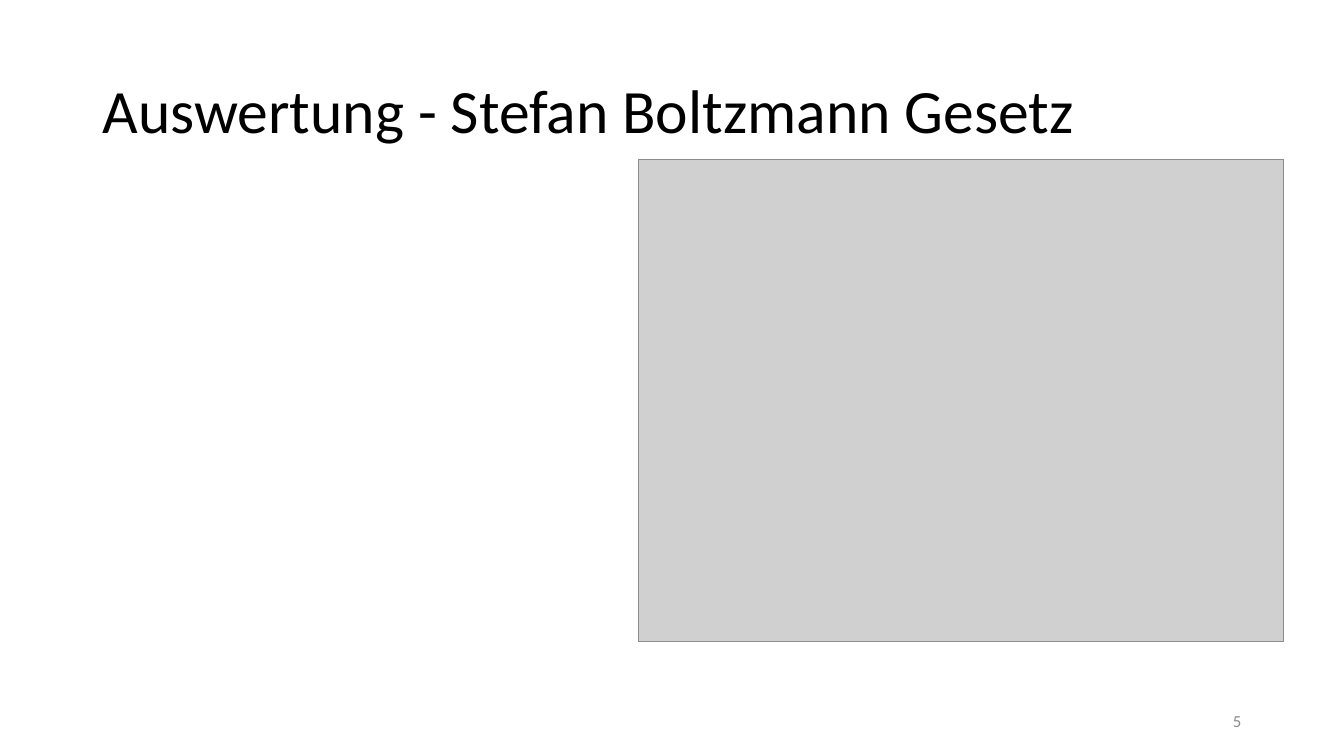
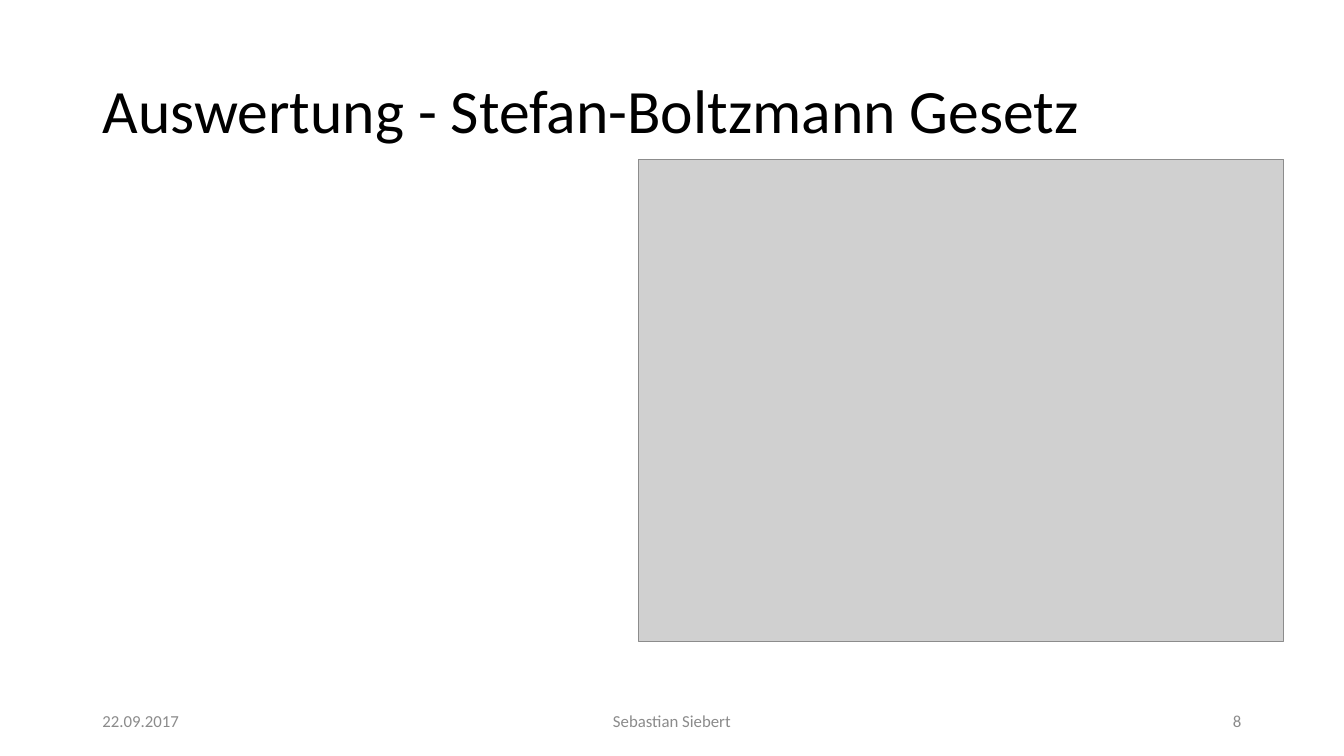
Before and after one commit to thewhitecat/grundpraktikum1, a slide deck: slide 8 of grundpraktikum2/Atomphysik/Atomphysik.pptx (slide 5 before the commit). Drawn at 1344x756 pixels with LibreOffice and Linux fonts; fonts in the diff are those of the drawing; grey boxes stand for pictures. Boxes give left, top, right and bottom in pixels: in the first picture for what was removed or moved away, otherwise in the second. Text is boxed around its words. In the diff, an @@ line names an element or a change of style, - is before the commit and + after.

```diff
--- a/grundpraktikum2/Atomphysik/Atomphysik.pptx
+++ b/grundpraktikum2/Atomphysik/Atomphysik.pptx
@@ title at [102,90,1079,144]: text changed @@
-Auswertung - Stefan Boltzmann Gesetz
+Auswertung - Stefan-Boltzmann Gesetz
@@ text added at [102,716,178,727], 12 pt, text #8C8C8C @@
+22.09.2017
@@ text added at [613,715,730,727], 12 pt, text #8C8C8C @@
+Sebastian Siebert
@@ page number at [1233,715,1241,727]: text changed @@
-5
+8
```
Also in this commit, not shown: 2 other slides changed, 10 slides added, 2 slides removed.
